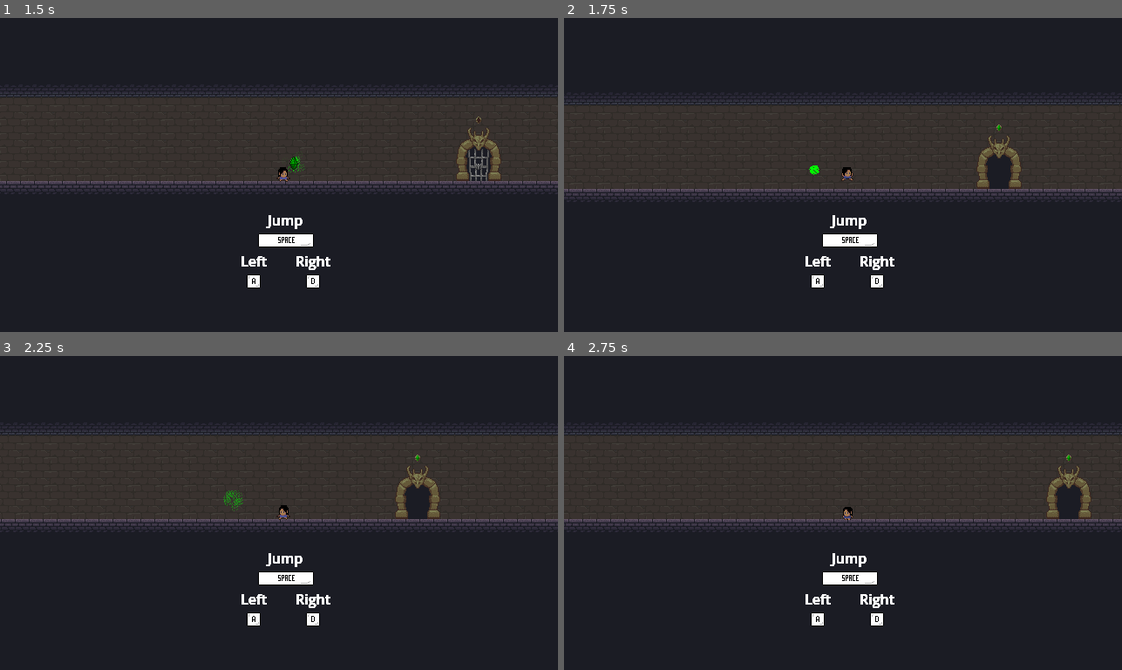
Above: before the commit, frames 1-4 (two rows, left to right).
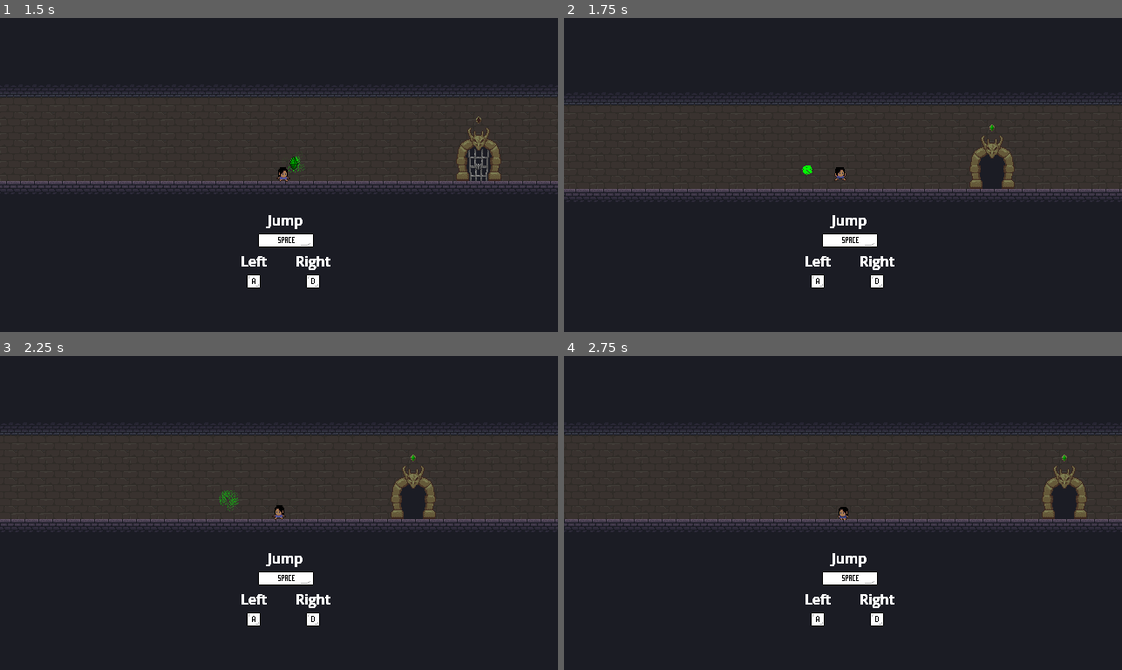
Above: after the commit, the same moments.

Repository: MatthewBL/Gates-and-Gems
Game: Godot game, scene res://scenes/level_manager/level_manager.tscn
Same seed, same stepped clock (60 frames per second), same inputs: the game is played once before the commit and once after it.
Inputs:
- Up to frame 1 (1.5 s): hold D (ui_right) from 0.53 s (still down); tap E (interact) at 0.6, 1.35 s; tap Space (ui_accept) at 0.77 s
- Up to frame 2 (1.75 s): keep holding D (ui_right); tap Space (ui_accept) at 1.52 s
- Up to frame 3 (2.25 s): release D (ui_right) at 2.03 s; hold A (ui_left) from 2.03 s (still down); tap E (interact) at 2.1 s
- Up to frame 4 (2.75 s): keep holding A (ui_left)

Frame 1 is identical in both runs. In frame 2, 1.1% of the frame differs, in the area x 0-100%, y 33-57%; in frame 3, 1.5%, in the area x 0-100%, y 23-55%; in frame 4, 1.4%.

Commit message:
Shake camera incorporated in gameplay

Diff:
--- a/player_movement.gd
+++ b/player_movement.gd
@@ -20,6 +20,7 @@
 
 @export var how_to_press_e: CanvasLayer
 @export var animated_sprite: AnimatedSprite2D
+@export var camera: ShakeCamera
 
 
 func _unhandled_input(_event: InputEvent) -> void:
@@ -124,3 +125,6 @@
 
 func _on_animated_sprite_2d_animation_finished() -> void:
 	wait_anim = false
+
+func shakeCamera() -> void:
+	camera.shake()
--- a/scenes/level_manager/level_manager.gd
+++ b/scenes/level_manager/level_manager.gd
@@ -30,6 +30,7 @@
 	player.global_position = current_level.player_spawnpoint.global_position
 	current_level.gem_collected.connect(free_gem)
 	current_level.next_level.connect(on_next_level)
+	current_level.open_door_signal.connect(shake_camera)
 
 	var offsets: Array[Vector2] = [
 		Vector2(current_level.width, 0.0), #RIGHT
@@ -80,3 +81,6 @@
 	load_level.call_deferred(current_level_index + 1)
 	await get_tree().create_timer(0.1).timeout
 	fade_in_out.fadeIn()
+
+func shake_camera() -> void:
+	player.shakeCamera()
--- a/scenes/levels/level.gd
+++ b/scenes/levels/level.gd
@@ -10,6 +10,7 @@
 
 signal gem_collected(gem: Gem)
 signal next_level
+signal open_door_signal
 
 
 @export var width: float:
@@ -52,6 +53,7 @@
 		for door_instance in doors:
 			door_instance.open_door()
 			open_door_sfx.play()
+			open_door_signal.emit()
 
 
 func on_player_interacted_door() -> void:
--- a/scenes/player.tscn
+++ b/scenes/player.tscn
@@ -159,11 +159,12 @@
 [sub_resource type="RectangleShape2D" id="RectangleShape2D_kpgvn"]
 size = Vector2(24, 24)
 
-[node name="CharacterBody2D" type="CharacterBody2D" unique_id=879361713 node_paths=PackedStringArray("how_to_press_e", "animated_sprite")]
+[node name="CharacterBody2D" type="CharacterBody2D" unique_id=879361713 node_paths=PackedStringArray("how_to_press_e", "animated_sprite", "camera")]
 z_index = 1
 script = ExtResource("1_g2els")
 how_to_press_e = NodePath("HowToPressE")
 animated_sprite = NodePath("AnimatedSprite2D")
+camera = NodePath("Camera2D")
 
 [node name="AnimatedSprite2D" type="AnimatedSprite2D" parent="." unique_id=1953627594]
 sprite_frames = SubResource("SpriteFrames_s6nli")
